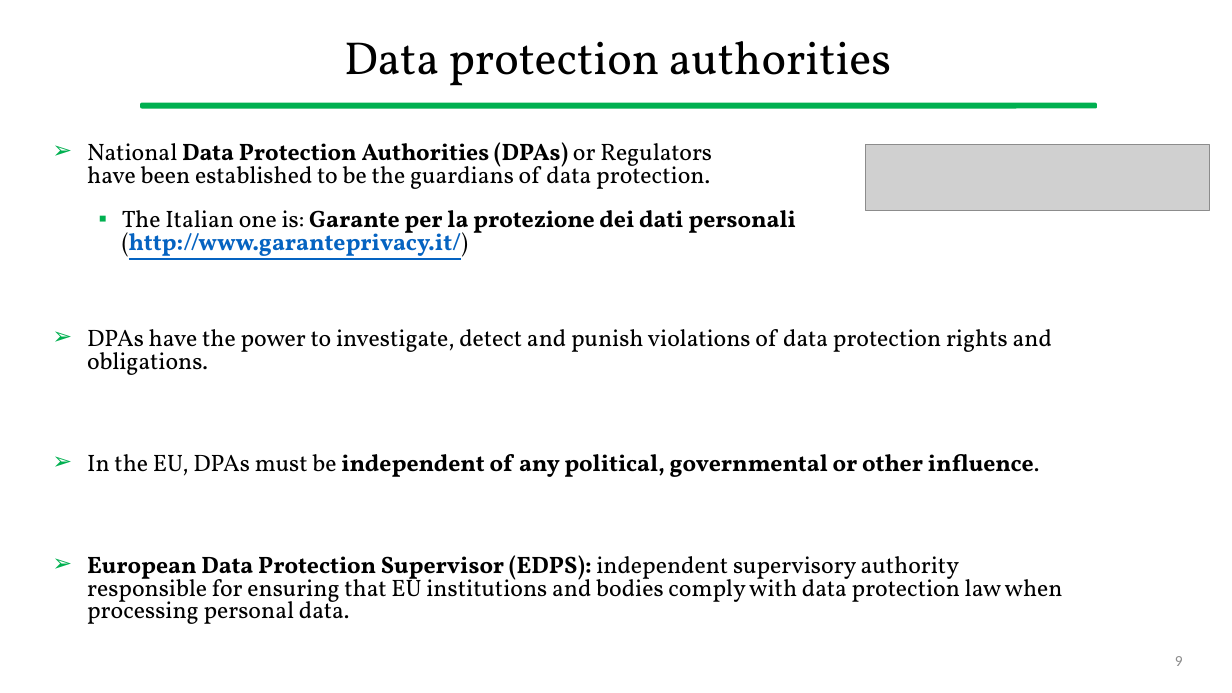
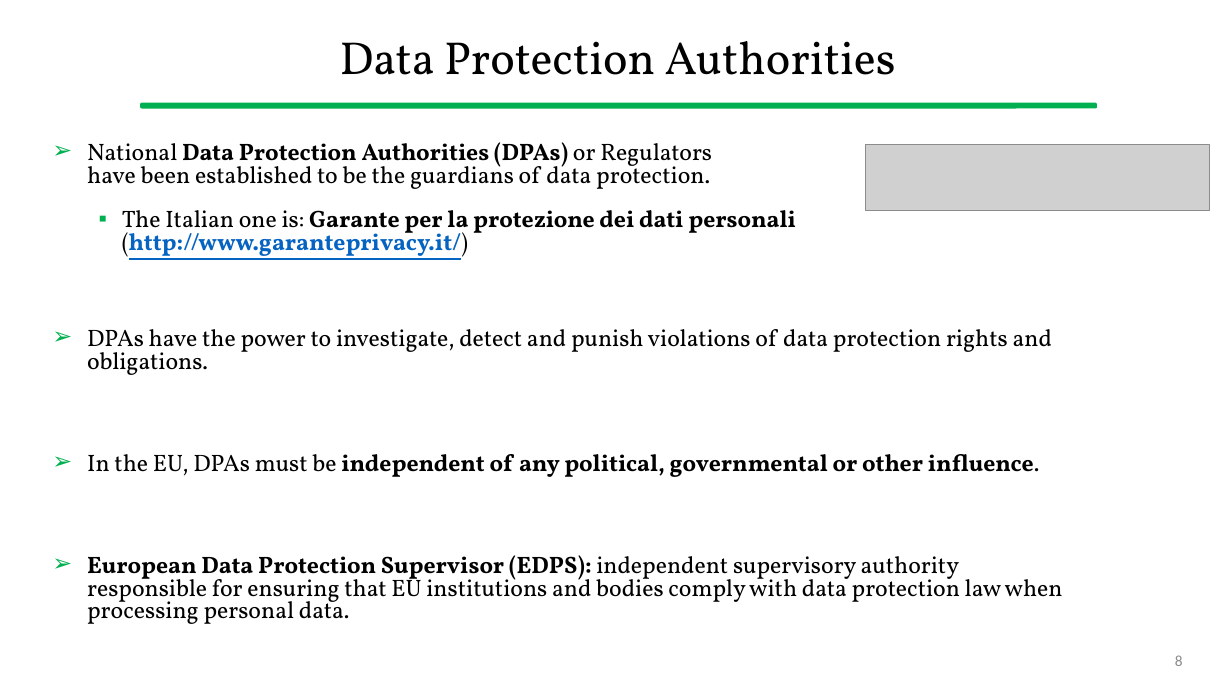
Before and after one commit to gcappon/bwthw, a slide deck: slide 8 of theory_12-regulation_on_data_protection/theory_12-regulation_on_data_protection.pptx (slide 9 before the commit). Drawn at 1232x693 pixels with LibreOffice and Linux fonts; fonts in the diff are those of the drawing; grey boxes stand for pictures. Boxes give left, top, right and bottom in pixels: in the first picture for what was removed or moved away, otherwise in the second. Text is boxed around its words. In the diff, an @@ line names an element or a change of style, - is before the commit and + after.

```diff
--- a/theory_12-regulation_on_data_protection/theory_12-regulation_on_data_protection.pptx
+++ b/theory_12-regulation_on_data_protection/theory_12-regulation_on_data_protection.pptx
@@ title at [340, 41, 896, 75]: text changed @@
-Data protection authorities
+Data Protection Authorities
@@ page number at [1175, 655, 1183, 666]: text changed @@
-9
+8
```
Also in this commit, not shown: 7 other slides changed, 2 slides removed, 1 other file.
